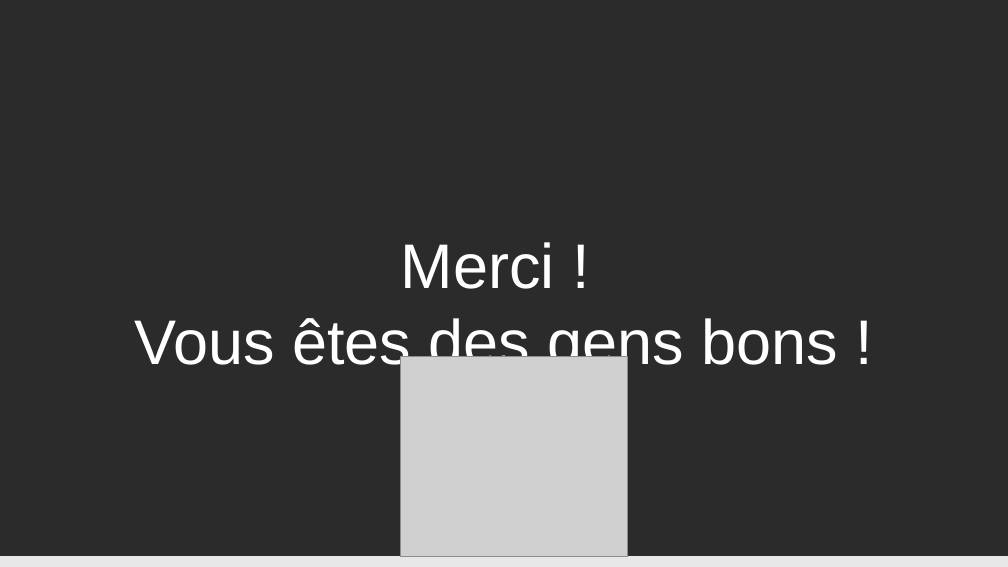
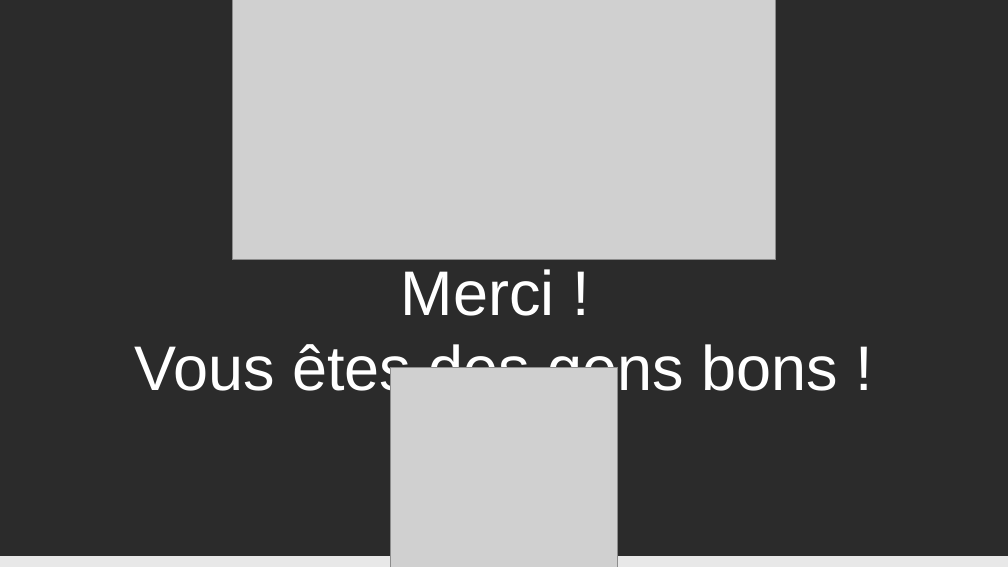
Before and after one commit to KevinBachelierBart/TPGeneraux, a slide deck: slide 19 of PrésentationSintaZaranie.pptx. Drawn at 1008x567 pixels with LibreOffice and Linux fonts; fonts in the diff are those of the drawing; grey boxes stand for pictures; background and template pictures are left out; a plain dark background stands for a picture behind light text. Boxes give left, top, right and bottom in pixels: in the first picture for what was removed or moved away, otherwise in the second. Text is boxed around its words. In the diff, an @@ line names an element or a change of style, - is before the commit and + after.

```diff
--- a/PrésentationSintaZaranie.pptx
+++ b/PrésentationSintaZaranie.pptx
@@ picture added at (232,0,776,260) @@
@@ title "Merci ! Vous êtes des ...": place and size @@
-title "Merci ! Vous êtes des ..." at (134,242,839,375)
+title "Merci ! Vous êtes des ..." at (134,269,839,402)
@@ picture: place and size @@
-picture at (400,357,628,557)
+picture at (390,368,618,567)
```
Also in this commit, not shown: 1 other file.
